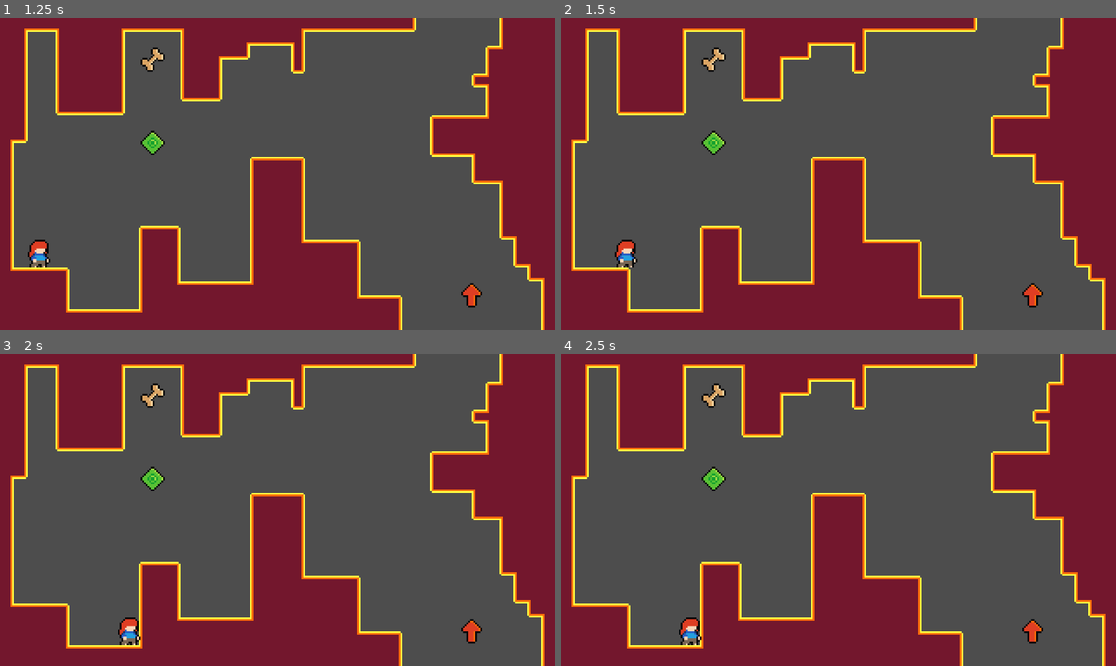
Above: before the commit, frames 1-4 (two rows, left to right).
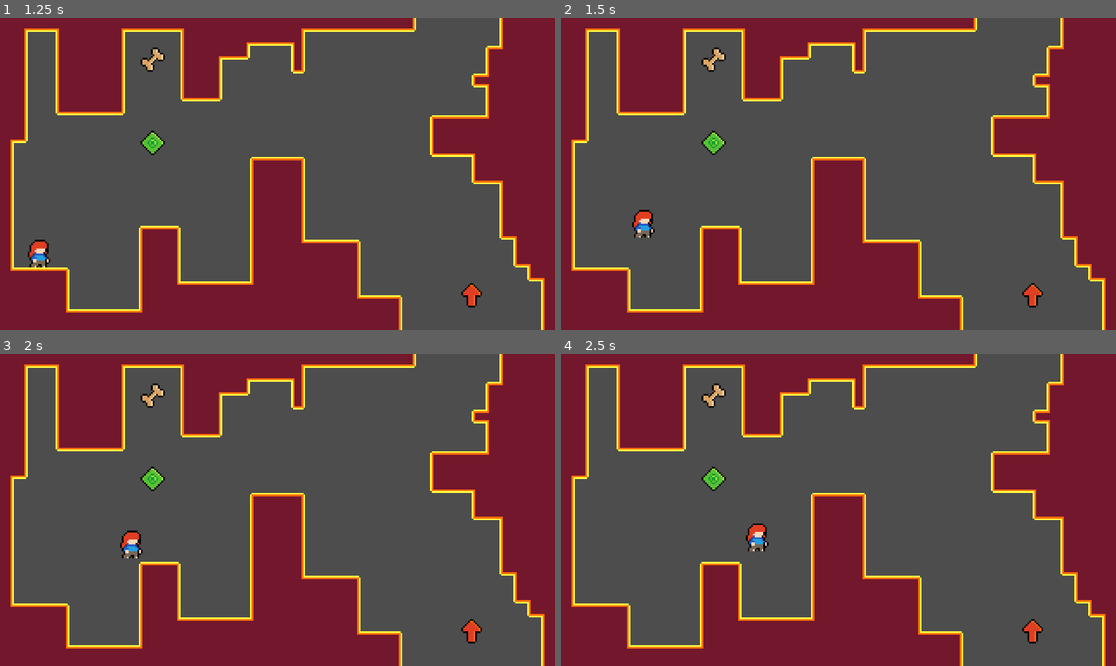
Above: after the commit, the same moments.

Repository: Arkcorner/Insecurity
Game: Godot game, scene res://UI/main_menu.tscn
Same seed, same stepped clock (60 frames per second), same inputs: the game is played once before the commit and once after it.
Inputs (mouse positions are in pixels of both pictures, inside the frame that each line leads up to):
- Up to frame 1 (1.25 s): click "Play" at 0.5 s
- Up to frame 2 (1.5 s): tap Enter (ui_accept) at 1.25 s; move the mouse to (960, 158) at 1.27 s; hold Right (ui_right) from 1.28 s (still down); hold Shift (sprint) from 1.28 s (still down); tap C (dash) at 1.35 s; click (960, 158) at 1.42 s
- Up to frame 3 (2 s): keep holding Right (ui_right); keep holding Shift (sprint); tap Enter (ui_accept) at 1.52, 1.82 s
- Up to frame 4 (2.5 s): keep holding Right (ui_right); move the mouse to (727, 525) at 2.02 s; release Shift (sprint) at 2.03 s; tap Shift (sprint) at 2.1 s; tap Enter (ui_accept) at 2.27, 2.3 s

Frame 1 is identical in both runs. In frame 2, 0.6% of the frame differs, in the area x 9-17%, y 61-80%; in frame 3, 0.6%; in frame 4, 0.6%, in the area x 21-38%, y 54-94%.

Commit message:
Cleaned it all
and made the dash finally work

Diff:
--- a/project.godot
+++ b/project.godot
@@ -62,21 +62,6 @@
 , Object(InputEventKey,"resource_local_to_scene":false,"resource_name":"","device":-1,"window_id":0,"alt_pressed":false,"shift_pressed":false,"ctrl_pressed":false,"meta_pressed":false,"pressed":false,"keycode":0,"physical_keycode":83,"key_label":0,"unicode":115,"echo":false,"script":null)
 ]
 }
-ui_a={
-"deadzone": 0.5,
-"events": [Object(InputEventKey,"resource_local_to_scene":false,"resource_name":"","device":-1,"window_id":0,"alt_pressed":false,"shift_pressed":false,"ctrl_pressed":false,"meta_pressed":false,"pressed":false,"keycode":0,"physical_keycode":65,"key_label":0,"unicode":97,"echo":false,"script":null)
-]
-}
-ui_d={
-"deadzone": 0.5,
-"events": [Object(InputEventKey,"resource_local_to_scene":false,"resource_name":"","device":-1,"window_id":0,"alt_pressed":false,"shift_pressed":false,"ctrl_pressed":false,"meta_pressed":false,"pressed":false,"keycode":0,"physical_keycode":68,"key_label":0,"unicode":100,"echo":false,"script":null)
-]
-}
-jump={
-"deadzone": 0.5,
-"events": [Object(InputEventKey,"resource_local_to_scene":false,"resource_name":"","device":-1,"window_id":0,"alt_pressed":false,"shift_pressed":false,"ctrl_pressed":false,"meta_pressed":false,"pressed":false,"keycode":0,"physical_keycode":32,"key_label":0,"unicode":32,"echo":false,"script":null)
-]
-}
 crouch={
 "deadzone": 0.5,
 "events": [Object(InputEventKey,"resource_local_to_scene":false,"resource_name":"","device":-1,"window_id":0,"alt_press …(182 unchanged characters)…
--- a/scripts/player.gd
+++ b/scripts/player.gd
@@ -2,8 +2,9 @@
 
 var _scale = Vector2(1, 2)
 var Speed = 75
+
 # dash values
-const Dash_speed = 50
+const Dash_speed = 150
 var Dashing = false
 var Can_dash = true
 var Dash_count = 2
@@ -13,15 +14,35 @@
 var Jump_count = 2
 var Can_jump = true
 
-var Sprinting = false
 # Set the Gravity
 var Gravity = 450
 
 #Main fucntion thats being called every frame pls make stuff outside of it and call that function from here if necessary
 func _physics_process(delta):
 	_movement_handler()
+	_pause_menu()
+	_handle_game_time()
+	move_and_slide()
+
+func _handle_climbing():
+	if Global.is_climbing == true:
+		Gravity = 0
+		if Input.is_action_pressed("ui_down"):
+			velocity.y = 50
+		if Input.is_action_pressed("ui_up"):
+			velocity.y = -50
+		if Input.is_action_just_released("ui_down"):
+			velocity.y = 0
+		if Input.is_action_just_released("ui_up"):
+			velocity.y = 0
+	if Global.is_climbing == false:
+		Gravity = 450
+
+func _pause_menu():
 	if Input.is_action_pressed("pause_menu"):
 		get_tree().change_scene_to_file("res://UI/main_menu.tscn")
+
+func _handle_game_time():
 	if Global.time_running :
 		if is_on_floor():
 			Dash_count = 2
@@ -37,34 +58,8 @@
 			Can_jump = true	# Add the gravity.
 		if not is_on_floor():
 			if Global.is_climbing == false:
-				velocity.y += Gravity * delta
-			# monitor dash count and stop dashes
-		if Global.is_climbing == true:
-			if Input.is_action_pressed("sprint"):
-				velocity.y = 0
-			if Input.is_action_pressed("climb_down"):
-				velocity.y = 250
-			if Input.is_action_pressed("climb_up"):
-				velocity.y = -250
+				velocity.y += Gravity * 0.0167
 
-
-		if Input.is_action_just_pressed("dash") and Can_dash:
-			Dashing = true
-			Dash_count = Dash_count-1
-			$dash_timer.start()
-
-
-	move_and_slide()
-
-func get_direction_from_input():
-	var move_dir = Vector2()
-	move_dir.x = -Input.get_action_strength("ui_left") + Input.get_action_strength("ui_right")
-	move_dir.y = Input.get_action_strength("ui_down") - Input.get_action_strength("ui_up")
-	move_dir = move_dir.clamped(1)
-
-	return move_dir * Dash_speed
-
-#hanbdle the movement
 func _movement_handler():
 	#Handle crouch
 	if Input.is_action_pressed("crouch"):
@@ -74,27 +69,29 @@
 	if Input.is_action_just_released("crouch"):
 		_scale.y = 1
 		set_scale(_scale)
-
+	if Input.is_action_just_pressed("dash") and Can_dash:
+		Dashing = true
+		Dash_count = Dash_count -1
+		$dash_timer.start()
 	# Handle Jump.
-	if Input.is_action_just_pressed("ui_up") and Can_jump:
+	if Input.is_action_just_pressed("ui_accept") and Can_jump:
 		velocity.y = Jump_velocity * (-1)
 		Jump_count = Jump_count-1
-	if Input.is_action_pressed("sprint"):
-		Sprinting = true
-	if Input.is_action_just_released("sprint"):
-		Sprinting = false
-	var direction = Input.get_axis("ui_left", "ui_right")
-	if direction:
-		velocity.x = direction * Speed
+	var directiony = Input.get_axis("ui_up","ui_down")
+	var directionx = Input.get_axis("ui_left", "ui_right")
+	if directionx:
+		if Dashing:
+			velocity.x = directionx * Dash_speed
+			velocity.y = directiony * Dash_speed
+		else:
+			velocity.x = directionx * Speed
 	else:
 		velocity.x = move_toward(velocity.x, 0, Speed)
 		return
 
-
-#make it stop
+#stop timer and set dashing to false
 func _on_dash_timer_timeout() -> void:
 	Dashing = false
 
-
 func _on_area_2d_body_entered(body):
 	pass # Replace with function body.
